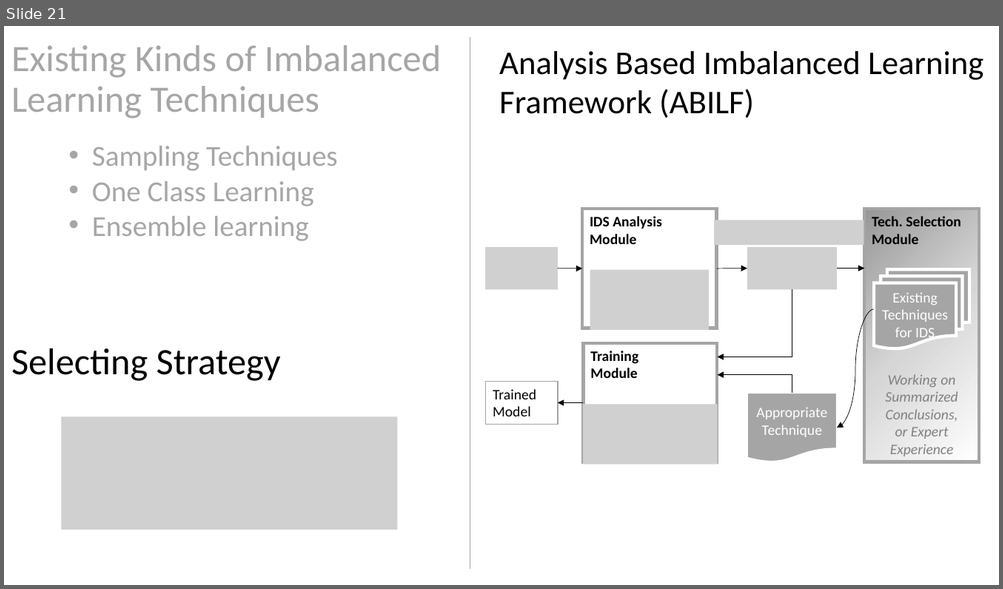
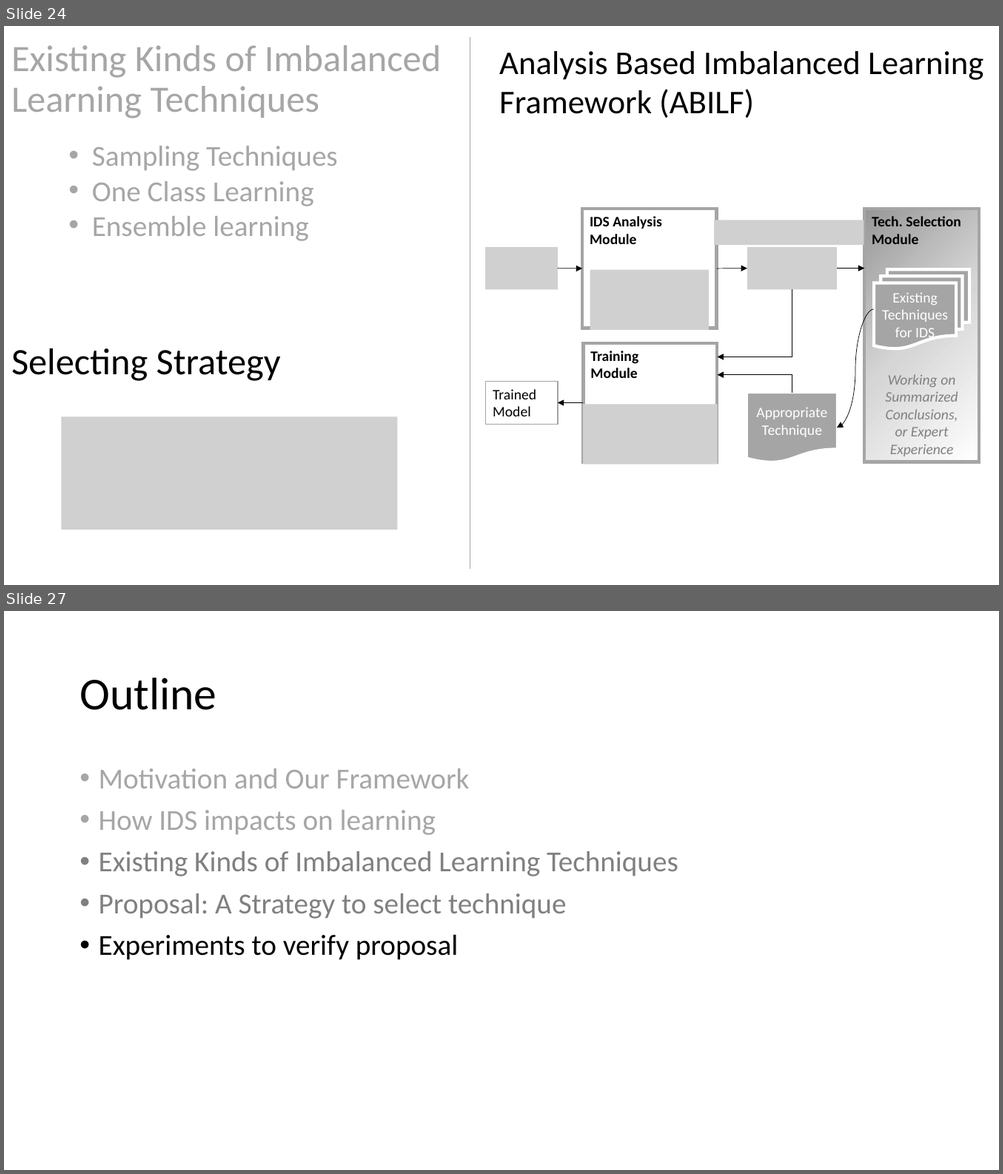
Before and after one commit to RKDSOne/ids, a slide deck: slides&notes/Learning on imbalanced data.pptx. Shown one above the other, each under a label of ours: slide 21 before the commit, slides 24 and 27 after it; the slides between them are not shown. The pictures are 1003x589 and 1003x1174 pixels, drawn with LibreOffice and Linux fonts; fonts in the diff are those of the drawing; grey boxes stand for pictures. Boxes give left, top, right and bottom in pixels: in the first picture for what was removed or moved away, otherwise in the second. Text is boxed around its words. In the diff, an @@ line names an element or a change of style, - is before the commit and + after.

```diff
--- a/slides&notes/Learning on imbalanced data.pptx
+++ b/slides&notes/Learning on imbalanced data.pptx
@@ slide 27 added at (x1=4, y1=611, x2=999, y2=1170), background #FFFFFF @@
@@ title added at (x1=79, y1=678, x2=216, y2=710), 44 pt, text #000000 @@
+Outline
@@ text added at (x1=99, y1=769, x2=678, y2=960), 28 pt, text #808080 @@
+• Motivation and Our Framework
+• How IDS impacts on learning
+• Existing Kinds of Imbalanced Learning Techniques
+• Proposal: A Strategy to select technique
+• Experiments to verify proposal
@@ what was slide 21 is now slide 24 @@
```
Also in this commit, not shown: 7 slides changed, 8 other slides added, 1 slide removed, 5 other files.
